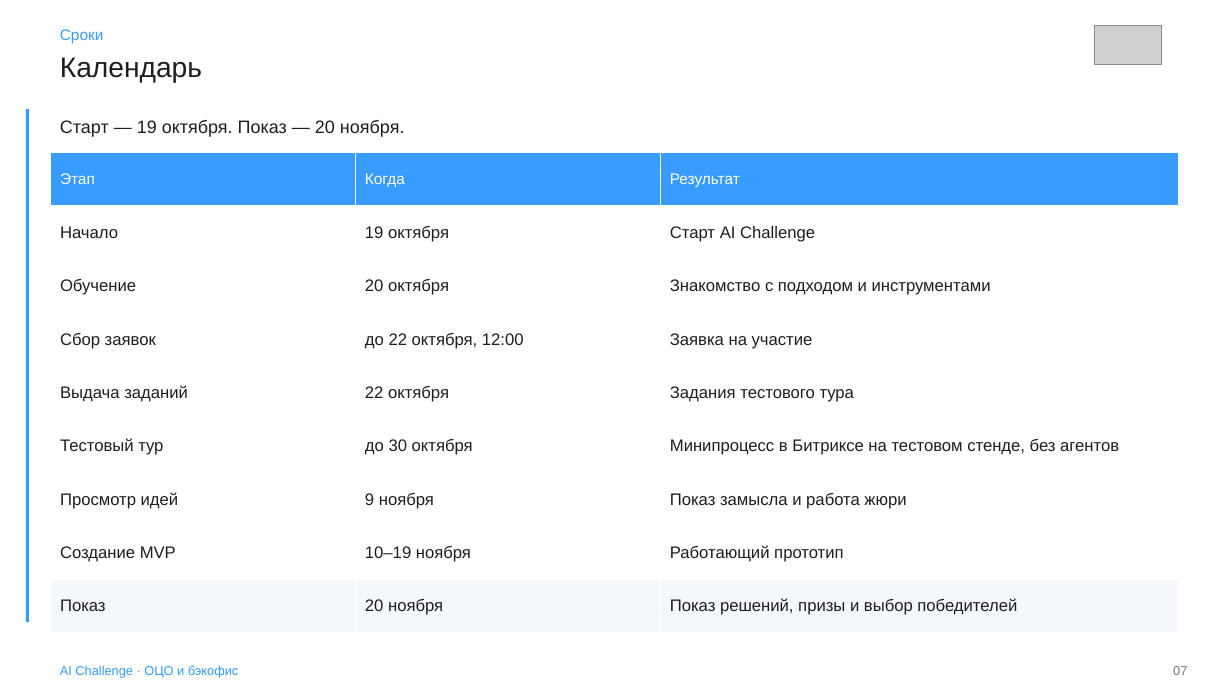
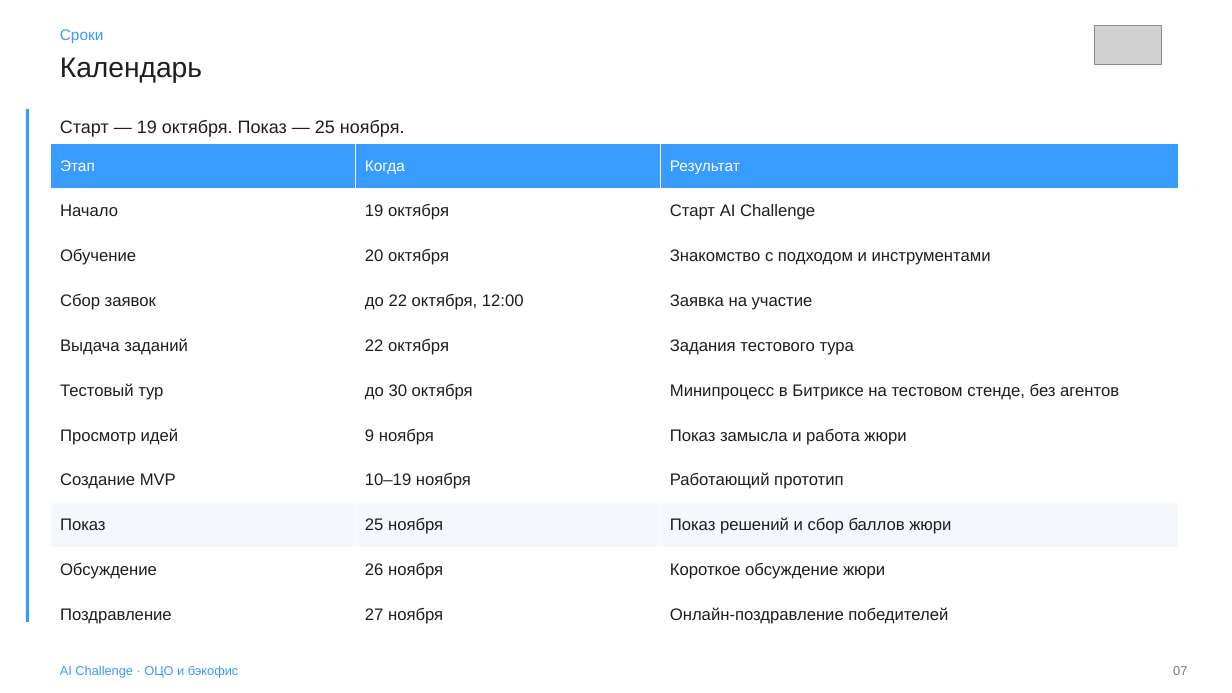
Before and after one commit to Nikisheva/html_krit, a slide deck: slide 7 of AI Challenge.pptx. Drawn at 1232x693 pixels with LibreOffice and Linux fonts; fonts in the diff are those of the drawing; grey boxes stand for pictures. Boxes give left, top, right and bottom in pixels: in the first picture for what was removed or moved away, otherwise in the second. Text is boxed around its words. In the diff, an @@ line names an element or a change of style, - is before the commit and + after.

```diff
--- a/AI Challenge.pptx
+++ b/AI Challenge.pptx
@@ table at (x1=51, y1=143, x2=1178, y2=638) @@
-row 9: Показ | 20 ноября | Показ решений, призы и выбор победителей
+row 9: Показ | 25 ноября | Показ решений и сбор баллов жюри
+row 10: Обсуждение | 26 ноября | Короткое обсуждение жюри
+row 11: Поздравление | 27 ноября | Онлайн-поздравление победителей
@@ table resized from (x1=51, y1=152, x2=1178, y2=633) to (x1=51, y1=143, x2=1178, y2=638) @@
@@ text at (x1=60, y1=120, x2=405, y2=137): text changed @@
-Старт — 19 октября. Показ — 20 ноября.
+Старт — 19 октября. Показ — 25 ноября.
```
Also in this commit, not shown: 5 other slides changed, 6 other files.
